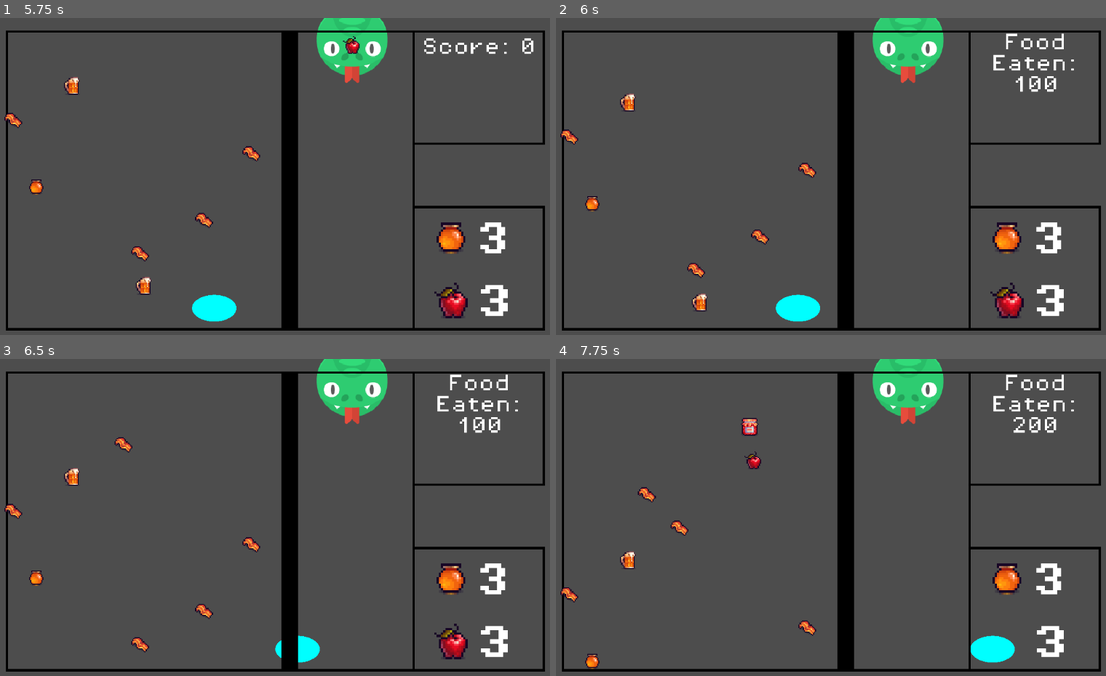
Above: before the commit, frames 1-4 (two rows, left to right).
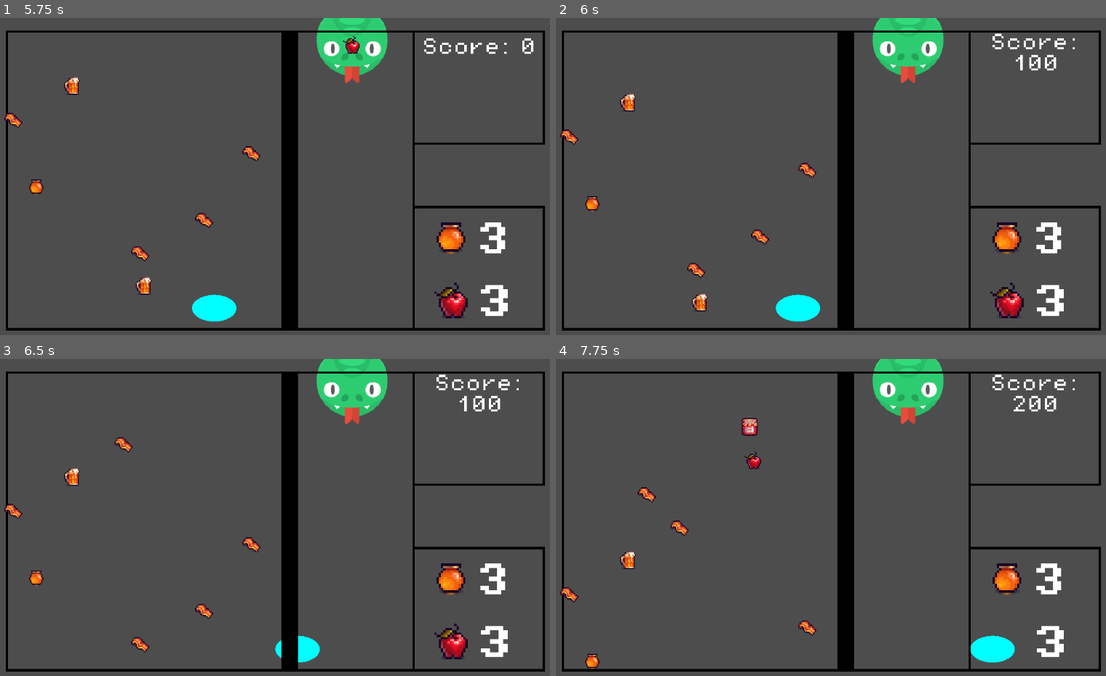
Above: after the commit, the same moments.

Repository: milovanpelt/Solo-Dev-Game-Jam-4
Game: Godot game, scene res://scenes/main.tscn
Two runs of this game, one before a commit and one after it. Both use one fixed random seed, a clock stepped at 60 frames per second and the inputs below. The engine's default icon, where the game draws it, is replaced by a stand-in: a white triangle on a blue panel in a dark square.
Inputs:
- Up to frame 1 (5.75 s): tap Enter at 0.5 s; hold Right (move_right) 0.53-2.03 s; hold Left (move_left) 2.03-4.28 s; hold Right (move_right) from 4.28 s (still down)
- Up to frame 2 (6 s): keep holding Right (move_right)
- Up to frame 3 (6.5 s): keep holding Right (move_right)
- Up to frame 4 (7.75 s): keep holding Right (move_right)

Frame 1 is identical in both runs. In frame 2, 0.7% of the frame differs, in the area x 79-95%, y 4-24%; in frame 3, 0.7%; in frame 4, 0.8%.
Error in both runs: Trying to assign value of type 'Nil' to a variable of type 'String'. (res://scripts/animal.gd:6)

Commit message:
[FIXED] Score text gets displayed correct

Diff:
--- a/scripts/game_manager.gd
+++ b/scripts/game_manager.gd
@@ -38,7 +38,7 @@
 
 func add_food_score():
 	current_food_score += food_score_addition
-	food_score_text.text = "Food Eaten: " + str(current_food_score)
+	food_score_text.text = "Score: " + str(current_food_score)
 
 func create_animal_food():
 	# first one
